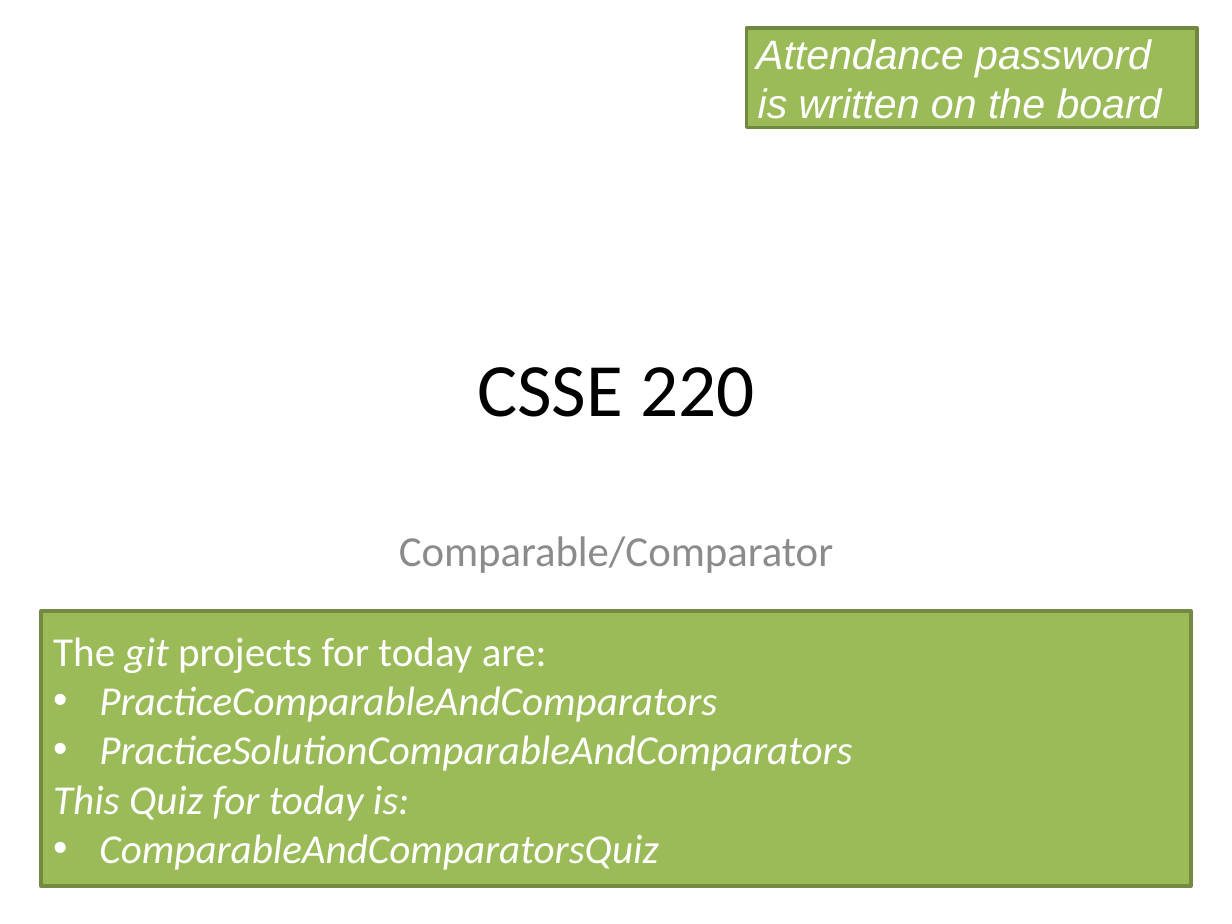
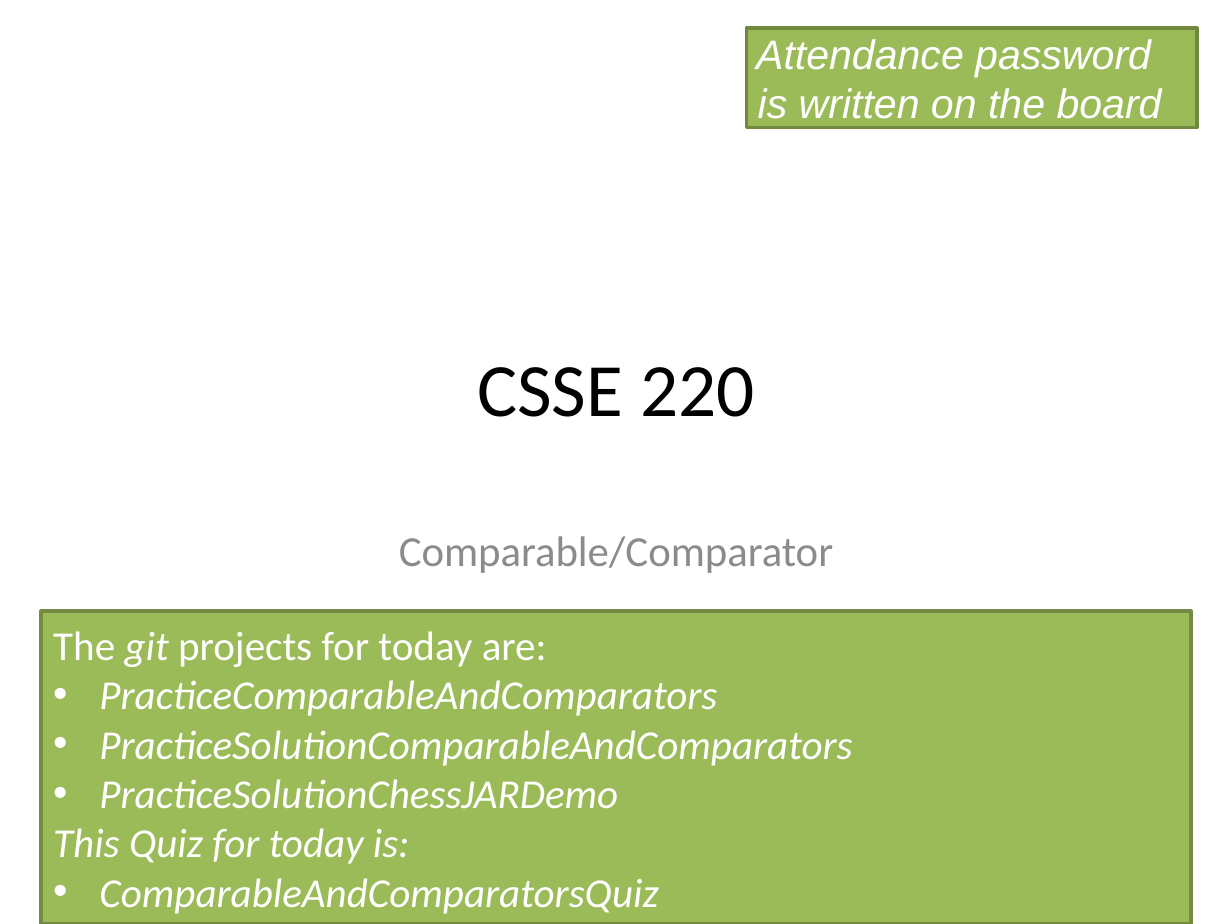
Before and after one commit to RHIT-CSSE/csse220, a slide deck: slide 1 of ClassMaterials/ComparableAndComparators/Slides/Part1-ComparableComparator.pptx. Drawn at 1232x924 pixels with LibreOffice and Linux fonts; fonts in the diff are those of the drawing. Boxes give left, top, right and bottom in pixels: in the first picture for what was removed or moved away, otherwise in the second. Text is boxed around its words. In the diff, an @@ line names an element or a change of style, - is before the commit and + after.

```diff
--- a/ClassMaterials/ComparableAndComparators/Slides/Part1-ComparableComparator.pptx
+++ b/ClassMaterials/ComparableAndComparators/Slides/Part1-ComparableComparator.pptx
@@ rectangle "The git projects for today ...": place and size @@
-rectangle "The git projects for today ..." at [41, 611, 1190, 886]
+rectangle "The git projects for today ..." at [41, 611, 1190, 924]
@@ text in rectangle at [99, 779, 618, 809]: paragraph added @@
+• PracticeSolutionChessJARDemo
```
Also in this commit, not shown: 1 other file.
